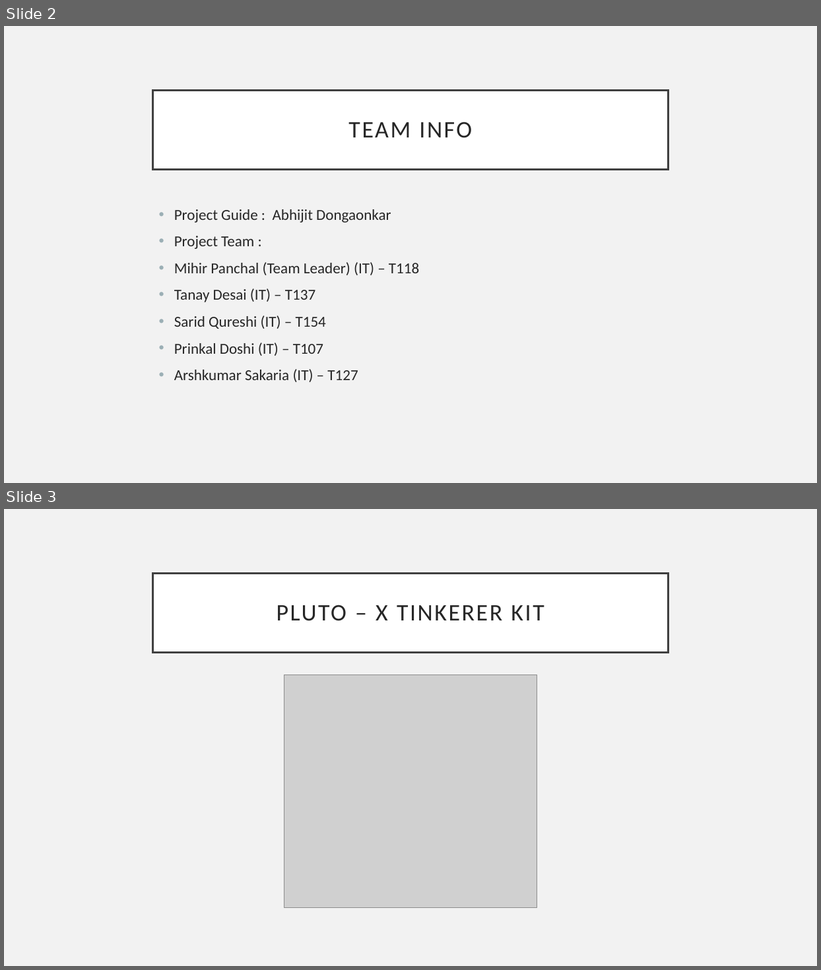
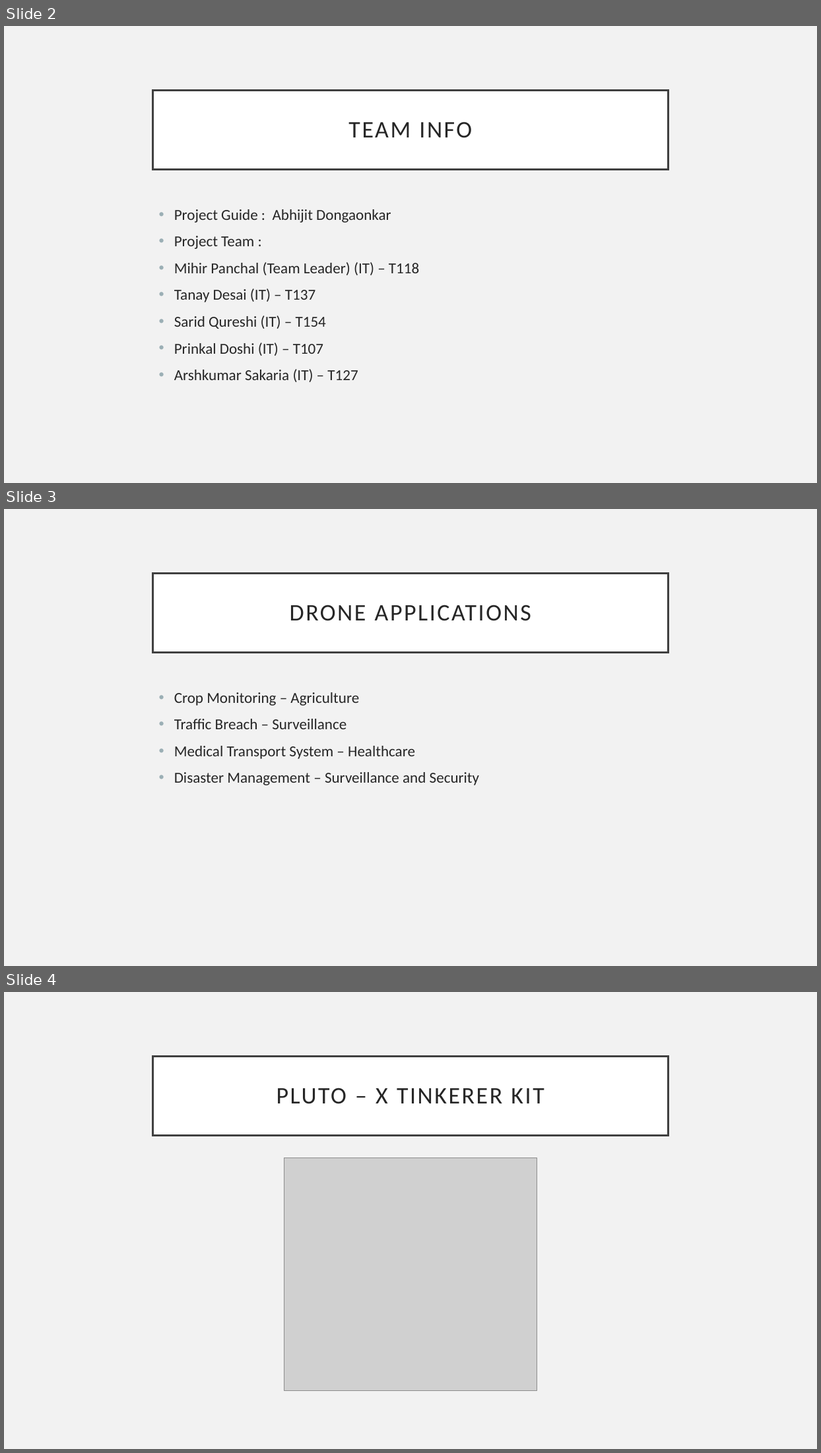
Before and after one commit to MihirRajeshPanchal/STAMP-Drone, a slide deck: Documentation/PPT/Drone Parts and Budget.pptx. Shown one above the other, each under a label of ours: slides 2 and 3 before the commit, slides 2, 3 and 4 after it. The pictures are 821x970 and 821x1453 pixels, drawn with LibreOffice and Linux fonts; fonts in the diff are those of the drawing; grey boxes stand for pictures. Boxes give left, top, right and bottom in pixels: in the first picture for what was removed or moved away, otherwise in the second. Text is boxed around its words. In the diff, an @@ line names an element or a change of style, - is before the commit and + after.

Commit message:
Added drone application Surveillance and security

```diff
--- a/Documentation/PPT/Drone Parts and Budget.pptx
+++ b/Documentation/PPT/Drone Parts and Budget.pptx
@@ slide 3 added at [4,509,817,966], background #F2F2F2 @@
@@ title added at [153,573,668,652], fill #FFFFFF, outline #404040 2.5 pt, 28 pt, text #262626 @@
+DRONE APPLICATIONS
@@ text added at [174,692,479,786], 18 pt, text #262626 @@
+• Crop Monitoring – Agriculture
+• Traffic Breach – Surveillance
+• Medical Transport System – Healthcare
+• Disaster Management – Surveillance and Security
@@ what was slide 3 is now slide 4 @@
```
Also in this commit, not shown: 1 other file.
